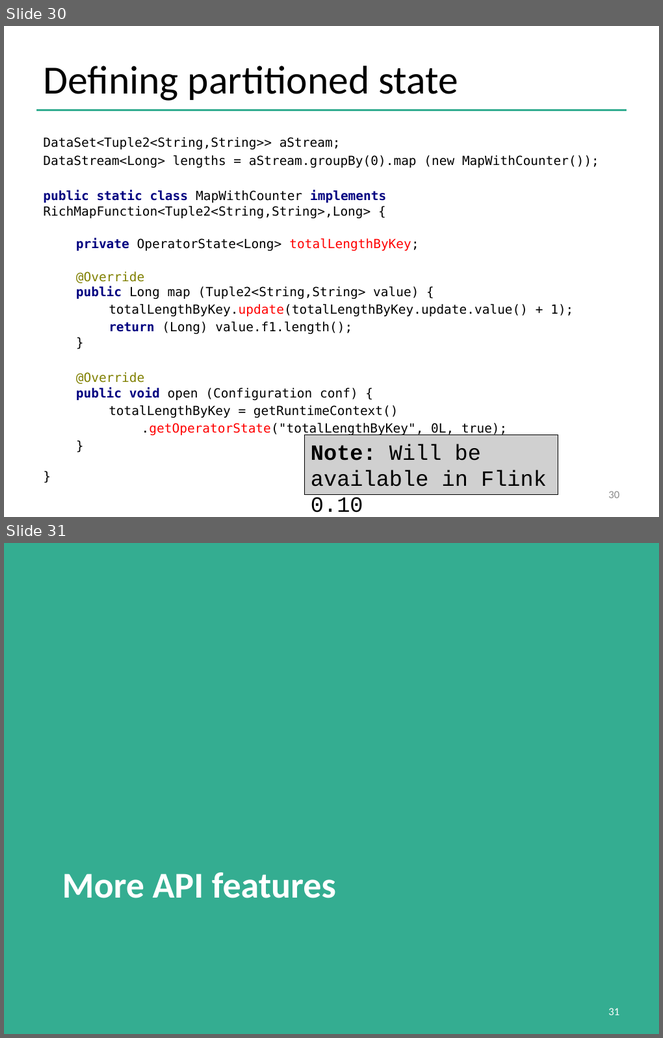
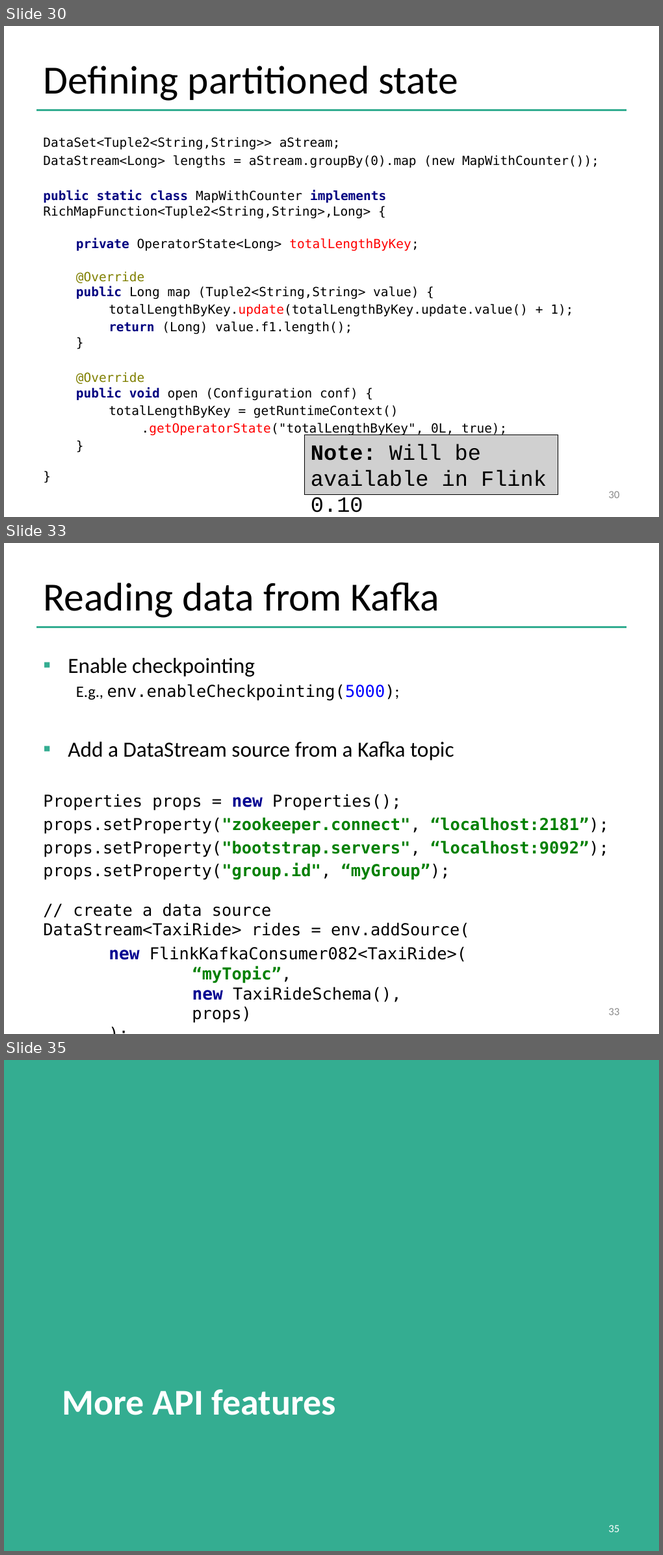
Before and after one commit to dataArtisans/flink-training-web, a slide deck: slides/flink_stream_advanced.pptx. Shown one above the other, each under a label of ours: slides 30 and 31 before the commit, slides 30, 33 and 35 after it; the slides between them are not shown. The pictures are 663x1038 and 663x1555 pixels, drawn with LibreOffice and Linux fonts; fonts in the diff are those of the drawing; grey boxes stand for pictures; background and template pictures are left out. Boxes give left, top, right and bottom in pixels: in the first picture for what was removed or moved away, otherwise in the second. Text is boxed around its words. In the diff, an @@ line names an element or a change of style, - is before the commit and + after.

Commit message:
Updated DataStream slides and moved Kafka from Basic to Advanced

```diff
--- a/slides/flink_stream_advanced.pptx
+++ b/slides/flink_stream_advanced.pptx
@@ slide 33 added at box(4, 543, 659, 1034), background #FFFFFF; not listed: 1 template element that a slide beside it also shows @@
@@ title added at box(43, 582, 440, 618), 44 pt, text #000000 @@
+Reading data from Kafka
@@ text added at box(43, 658, 609, 1003), 18.1 pt, text #000000 @@
+▪ Enable checkpointing
+  E.g., env.enableCheckpointing(5000);
+▪ Add a DataStream source from a Kafka topic
+Properties props = new Properties();
+props.setProperty("zookeeper.connect", “localhost:2181”);
+props.setProperty("bootstrap.servers", “localhost:9092”);
+props.setProperty("group.id", “myGroup”);
+// create a data source
+DataStream<TaxiRide> rides = env.addSource(
+new FlinkKafkaConsumer082<TaxiRide>(
+“myTopic”,
+new TaxiRideSchema(),
+props)
+);
@@ page number added at box(608, 1008, 620, 1016), 12 pt, text #8C8C8C @@
+33
@@ what was slide 31 is now slide 35 @@
@@ page number at box(608, 1525, 620, 1533): text changed @@
-31
+35
```
Also in this commit, not shown: 3 other slides added, 3 other files.
